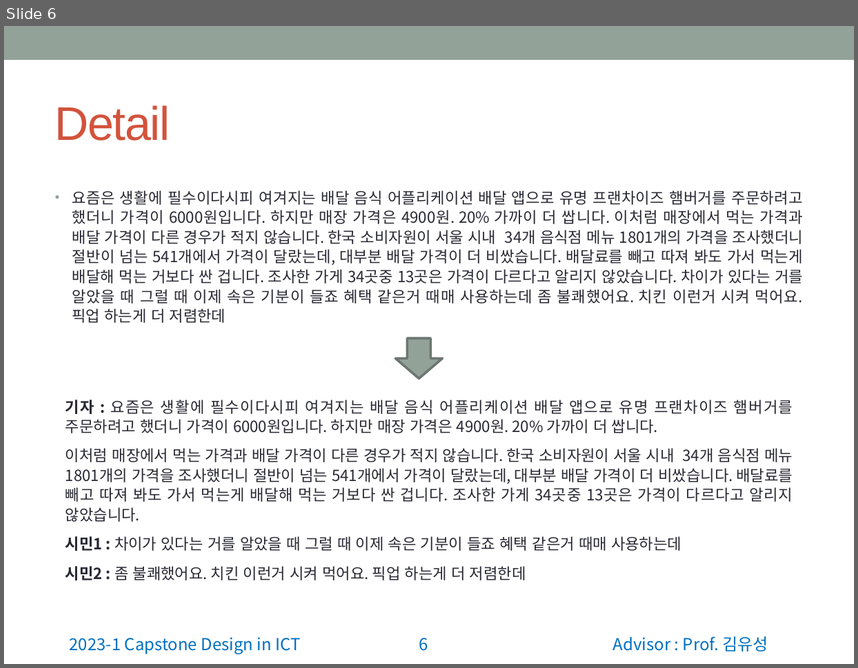
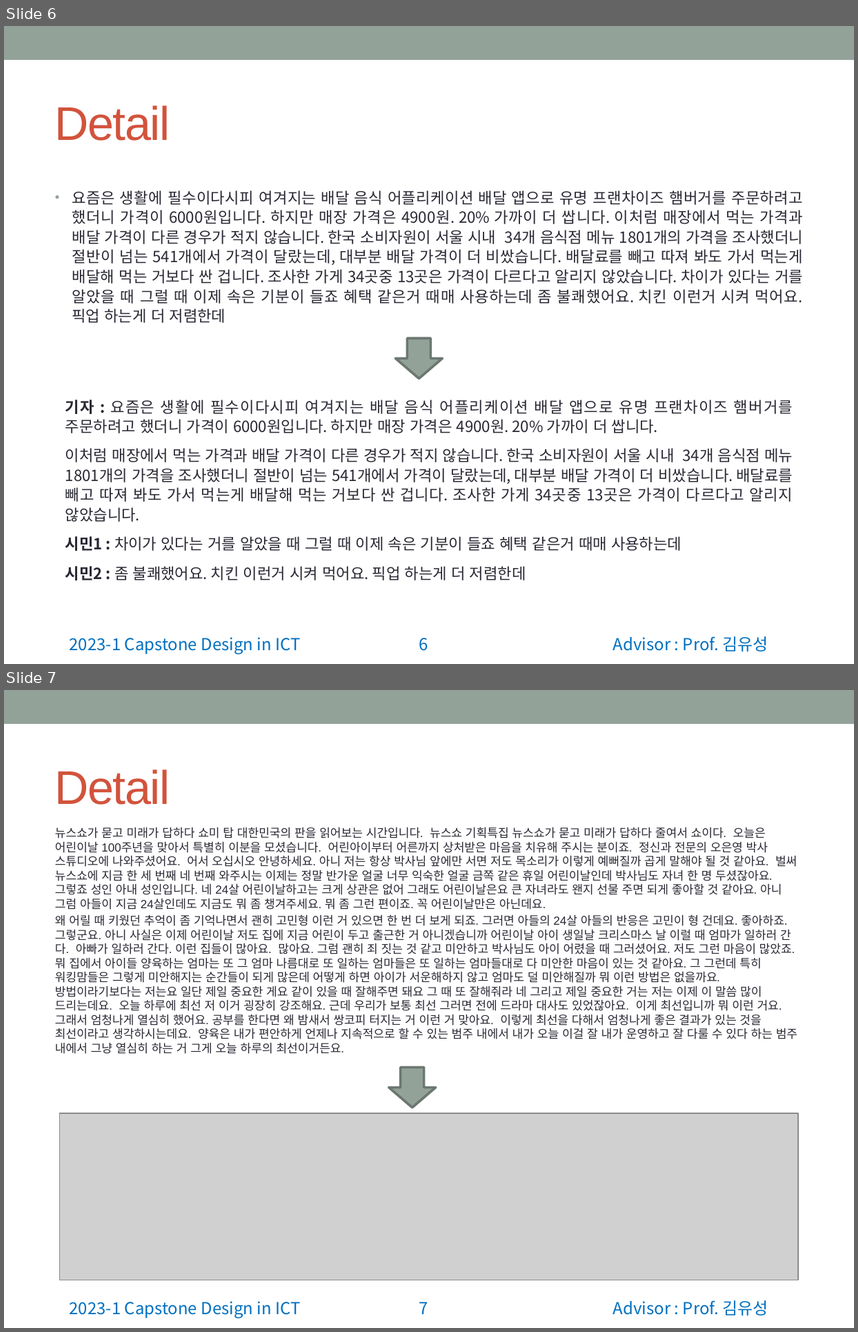
Before and after one commit to wonchul98/audio-to-summary, a slide deck: ppt/0403_2조_주제 발표.pptx. Shown one above the other, each under a label of ours: slide 6 before the commit, slides 6 and 7 after it. The pictures are 858x668 and 858x1332 pixels, drawn with LibreOffice and Linux fonts; fonts in the diff are those of the drawing; grey boxes stand for pictures. Boxes give left, top, right and bottom in pixels: in the first picture for what was removed or moved away, otherwise in the second. Text is boxed around its words. In the diff, an @@ line names an element or a change of style, - is before the commit and + after.

```diff
--- a/ppt/0403_2조_주제 발표.pptx
+++ b/ppt/0403_2조_주제 발표.pptx
@@ slide 7 added at (4,690,854,1328), background #FFFFFF; not listed: 4 template elements that a slide beside it also shows @@
@@ title added at (55,769,170,805), 40 pt, text #D2533C @@
+Detail
@@ text added at (55,827,797,1054), 10 pt, text #292934 @@
+뉴스쇼가 묻고 미래가 답하다 쇼미 탑 대한민국의 판을 읽어보는 시간입니다. 뉴스쇼 기획특집 뉴스쇼가 묻고 미래가 답하다 줄여서 쇼이다. 오늘은 어린이날 100주년을 맞아서 특별히 이분을 모셨습니다. 어린아이부터 어른까지 상처받은 마음을 치유해 주시는 분이죠. 정신과 전문의 오은영 박사 스튜디오에 나와주셨어요. 어서 오십시오 안녕하세요. 아니 저는 항상 박사님 앞에만 서면 저도 목소리가 이렇게 예뻐질까 곱게 말해야 될 것 같아요. 벌써 뉴스쇼에 지금 한 세 번째 네 번째 와주시는 이제는 정말 반가운 얼굴 너무 익숙한 얼굴 금쪽 같은 휴일 어린이날인데 박사님도 자녀 한 명 두셨잖아요. 그렇죠 성인 아내 성인입니다. 네 24살 어린이날하고는 크게 상관은 없어 그래도 어린이날은요 큰 자녀라도 왠지 선물 주면 되게 좋아할 것 같아요. 아니 그럼 아들이 지금 24살인데도 지금도 뭐 좀 챙겨주세요. 뭐 좀 그런 편이죠. 꼭 어린이날만은 아닌데요.
+왜 어릴 때 키웠던 추억이 좀 기억나면서 괜히 고민형 이런 거 있으면 한 번 더 보게 되죠. 그러면 아들의 24살 아들의 반응은 고민이 형 건데요. 좋아하죠. 그렇군요. 아니 사실은 이제 어린이날 저도 집에 지금 어린이 두고 출근한 거 아니겠습니까 어린이날 아이 생일날 크리스마스 날 이럴 때 엄마가 일하러 간다. 아빠가 일하러 간다. 이런 집들이 많아요. 많아요. 그럼 괜히 죄 짓는 것 같고 미안하고 박사님도 아이 어렸을 때 그러셨어요. 저도 그런 마음이 많았죠. 뭐 집에서 아이들 양육하는 엄마는 또 그 엄마 나름대로 또 일하는 엄마들은 또 일하는 엄마들대로 다 미안한 마음이 있는 것 같아요. 그 그런데 특히 워킹맘들은 그렇게 미안해지는 순간들이 되게 많은데 어떻게 하면 아이가 서운해하지 않고 엄마도 덜 미안해질까 뭐 이런 방법은 없을까요. 방법이라기보다는 저는요 일단 제일 중요한 게요 같이 있을 때 잘해주면 돼요 그 때 또 잘해줘라 네 그리고 제일 중요한 거는 저는 이제 이 말씀 많이 드리는데요. 오늘 하루에 최선 저 이거 굉장히 강조해요. 근데 우리가 보통 최선 그러면 전에 드라마 대사도 있었잖아요. 이게 최선입니까 뭐 이런 거요. 그래서 엄청나게 열심히 했어요. 공부를 한다면 왜 밤새서 쌍코피 터지는 거 이런 거 맞아요. 이렇게 최선을 다해서 엄청나게 좋은 결과가 있는 것을 최선이라고 생각하시는데요. 양육은 내가 편안하게 언제나 지속적으로 할 수 있는 범주 내에서 내가 오늘 이걸 잘 내가 운영하고 잘 다룰 수 있다 하는 범주 내에서 그냥 열심히 하는 거 그게 오늘 하루의 최선이거든요.
@@ down arrow added at (389,1067,436,1107), fill #93A299, outline #6D7871 2.08 pt @@
@@ picture added at (60,1114,799,1280) @@
```
Also in this commit, not shown: 2 slides changed, 2 other slides added.
